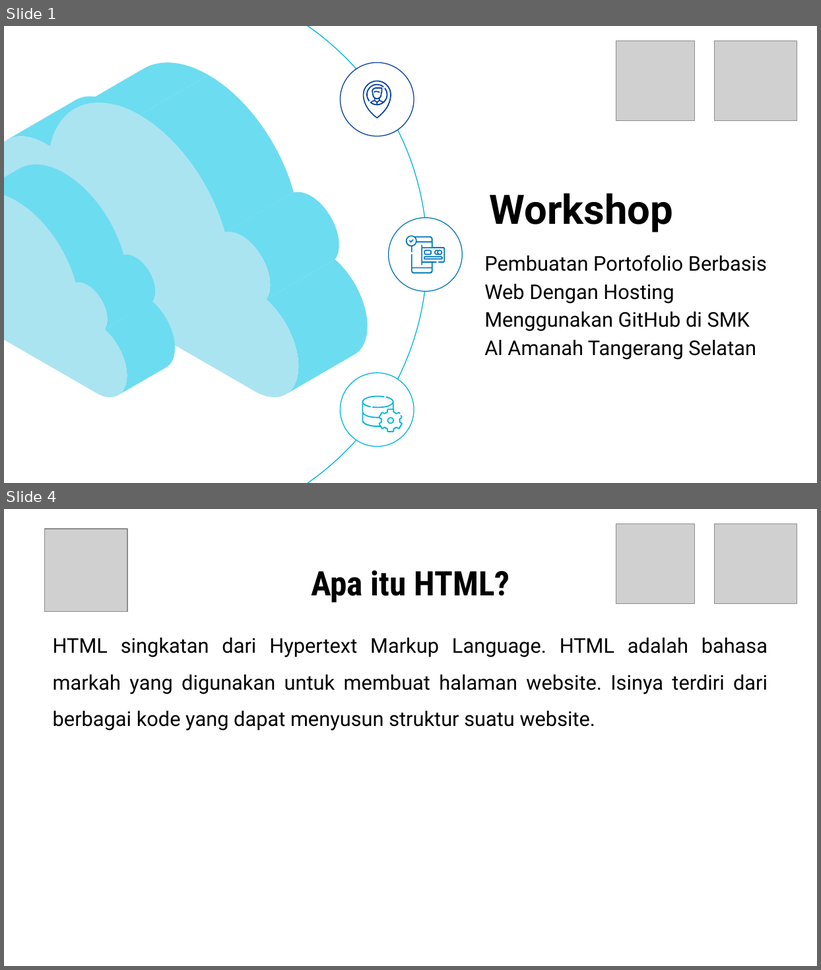
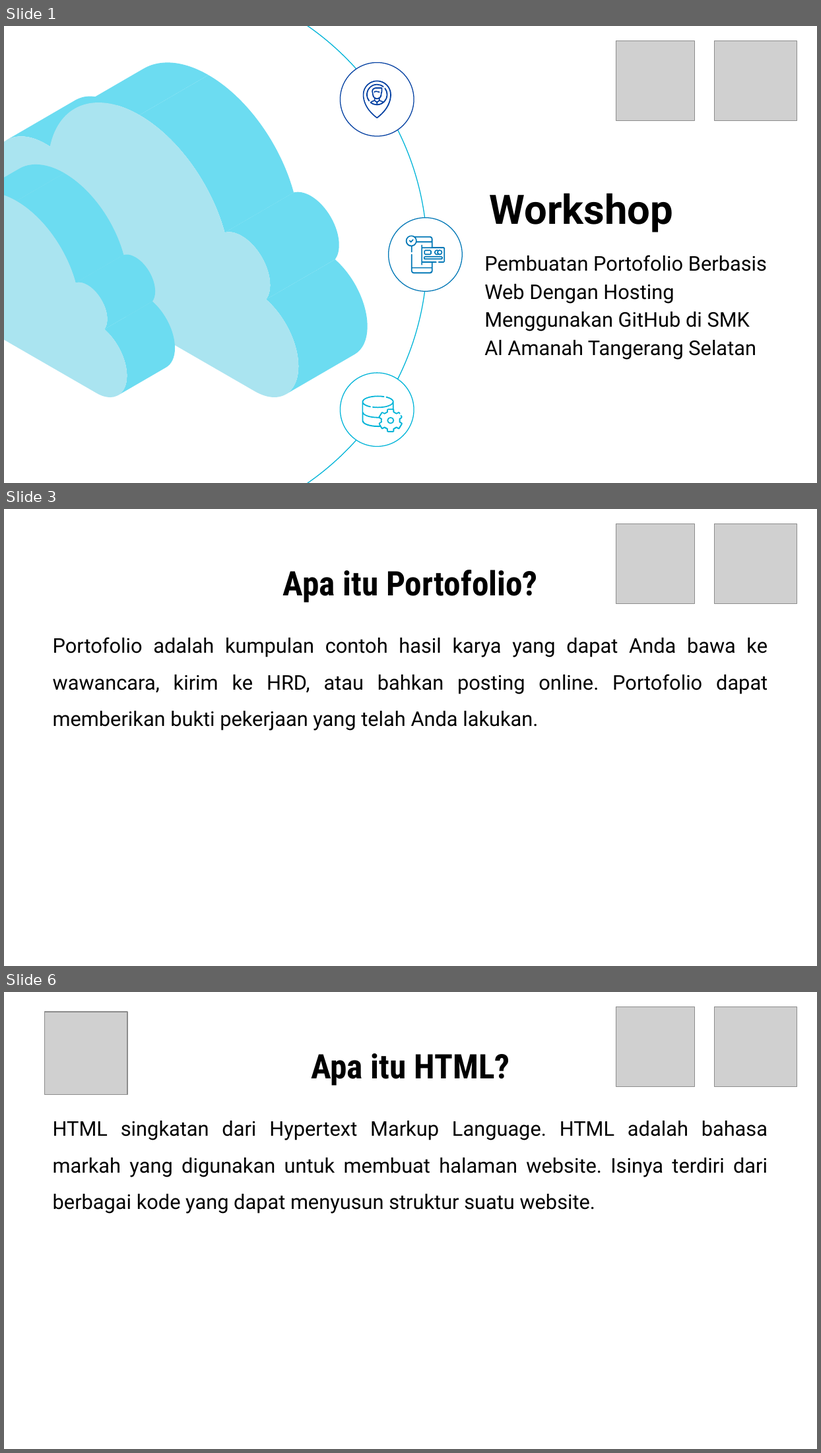
Before and after one commit to hako-975/UNPAM-File, a slide deck: semester 5/PKM/PPT Workshop Portofolio UNPAM.pptx. Shown one above the other, each under a label of ours: slides 1 and 4 before the commit, slides 1, 3 and 6 after it; the slides between them are not shown. The pictures are 821x970 and 821x1453 pixels, drawn with LibreOffice and Linux fonts; fonts in the diff are those of the drawing; grey boxes stand for pictures. Boxes give left, top, right and bottom in pixels: in the first picture for what was removed or moved away, otherwise in the second. Text is boxed around its words. In the diff, an @@ line names an element or a change of style, - is before the commit and + after.

```diff
--- a/semester 5/PKM/PPT Workshop Portofolio UNPAM.pptx
+++ b/semester 5/PKM/PPT Workshop Portofolio UNPAM.pptx
@@ slide 3 added at (4, 509, 817, 966), background #FFFFFF @@
@@ picture added at (616, 524, 694, 604) @@
@@ picture added at (715, 524, 797, 604) @@
@@ title added at (283, 570, 538, 603), 30 pt, text #000000, bold @@
+Apa itu Portofolio?
@@ text added at (53, 637, 768, 731), 18 pt, text #000000 @@
+Portofolio adalah kumpulan contoh hasil karya yang dapat Anda bawa ke wawancara, kirim ke HRD, atau bahkan posting online. Portofolio dapat memberikan bukti pekerjaan yang telah Anda lakukan.
@@ what was slide 4 is now slide 6 @@
```
Also in this commit, not shown: 5 slides changed, 1 other slide added, 8 other files.
